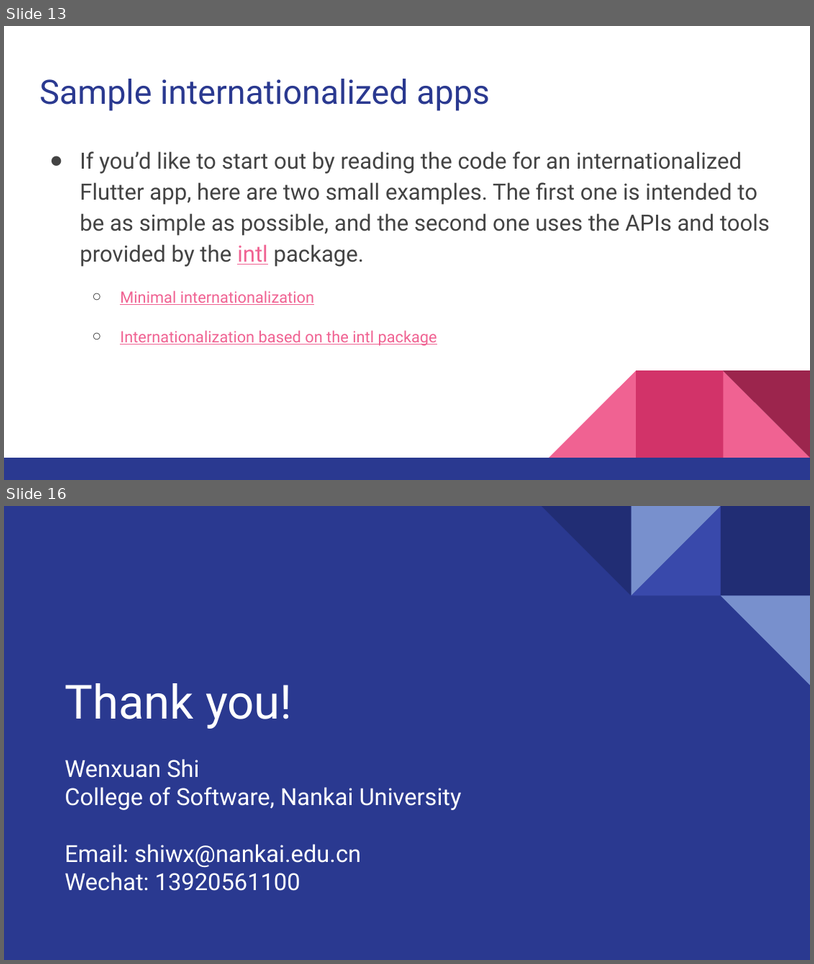
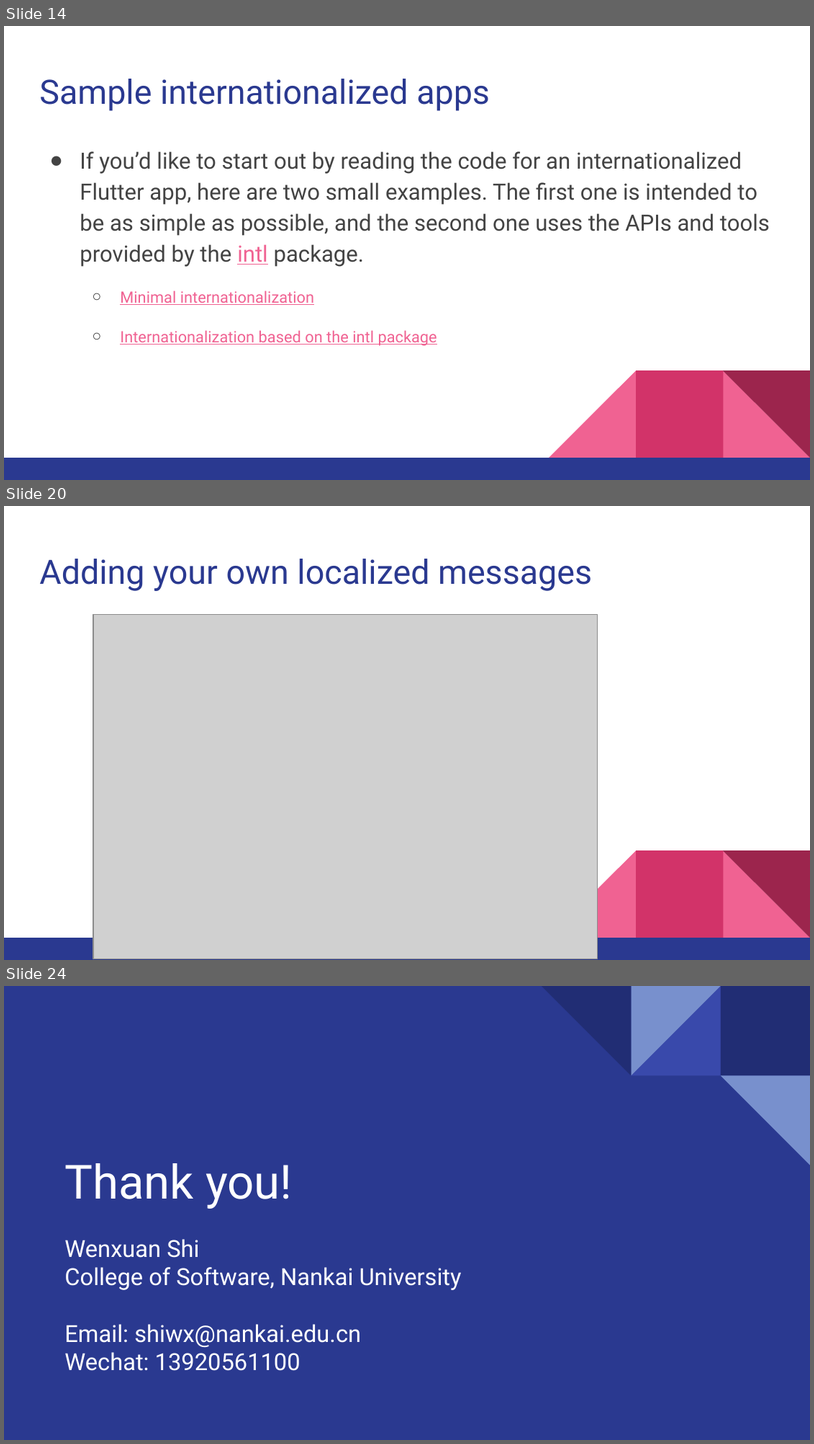
Before and after one commit to walkman617/Flutter2, a slide deck: Lecture/C05 Accessibility_Internationalization.pptx. Shown one above the other, each under a label of ours: slides 13 and 16 before the commit, slides 14, 20 and 24 after it; the slides between them are not shown. The pictures are 814x964 and 814x1444 pixels, drawn with LibreOffice and Linux fonts; fonts in the diff are those of the drawing; grey boxes stand for pictures. Boxes give left, top, right and bottom in pixels: in the first picture for what was removed or moved away, otherwise in the second. Text is boxed around its words. In the diff, an @@ line names an element or a change of style, - is before the commit and + after.

```diff
--- a/Lecture/C05 Accessibility_Internationalization.pptx
+++ b/Lecture/C05 Accessibility_Internationalization.pptx
@@ slide 20 added at [4,506,810,960], background #FFFFFF; not listed: 5 template elements that a slide beside it also shows @@
@@ title added at [39,559,592,591], 30 pt, text #2A3990 @@
+Adding your own localized messages
@@ picture added at [93,615,597,958] @@
@@ what was slide 13 is now slide 14 @@
@@ what was slide 16 is now slide 24 @@
```
Also in this commit, not shown: 1 slide changed, 8 other slides added, 1 slide removed, 3 other files.
